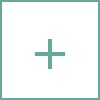
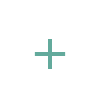
Layer changes from the first (100, 100) image to the second:
hid "Layer 1" over left=0, top=0, right=100, bottom=100
